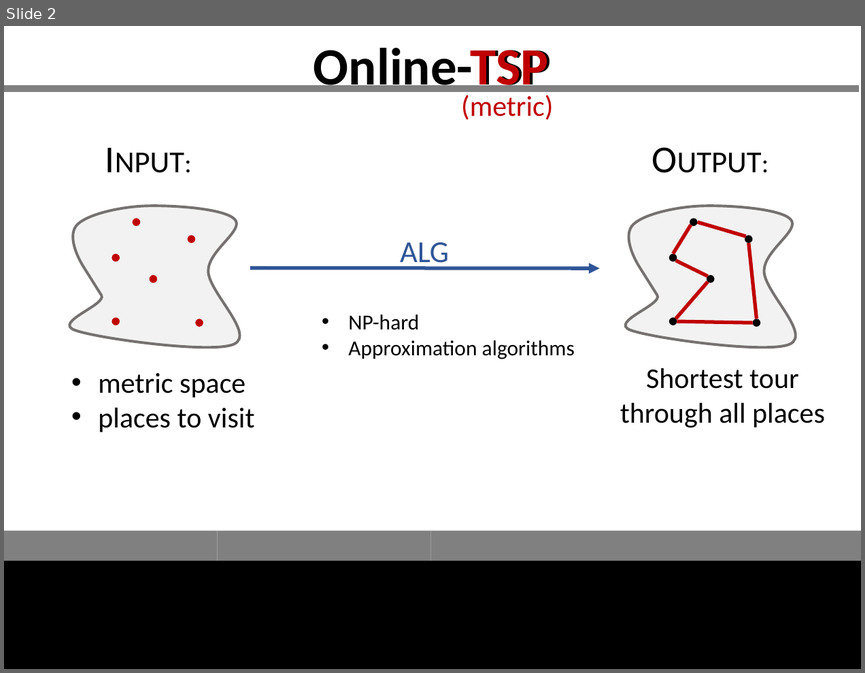
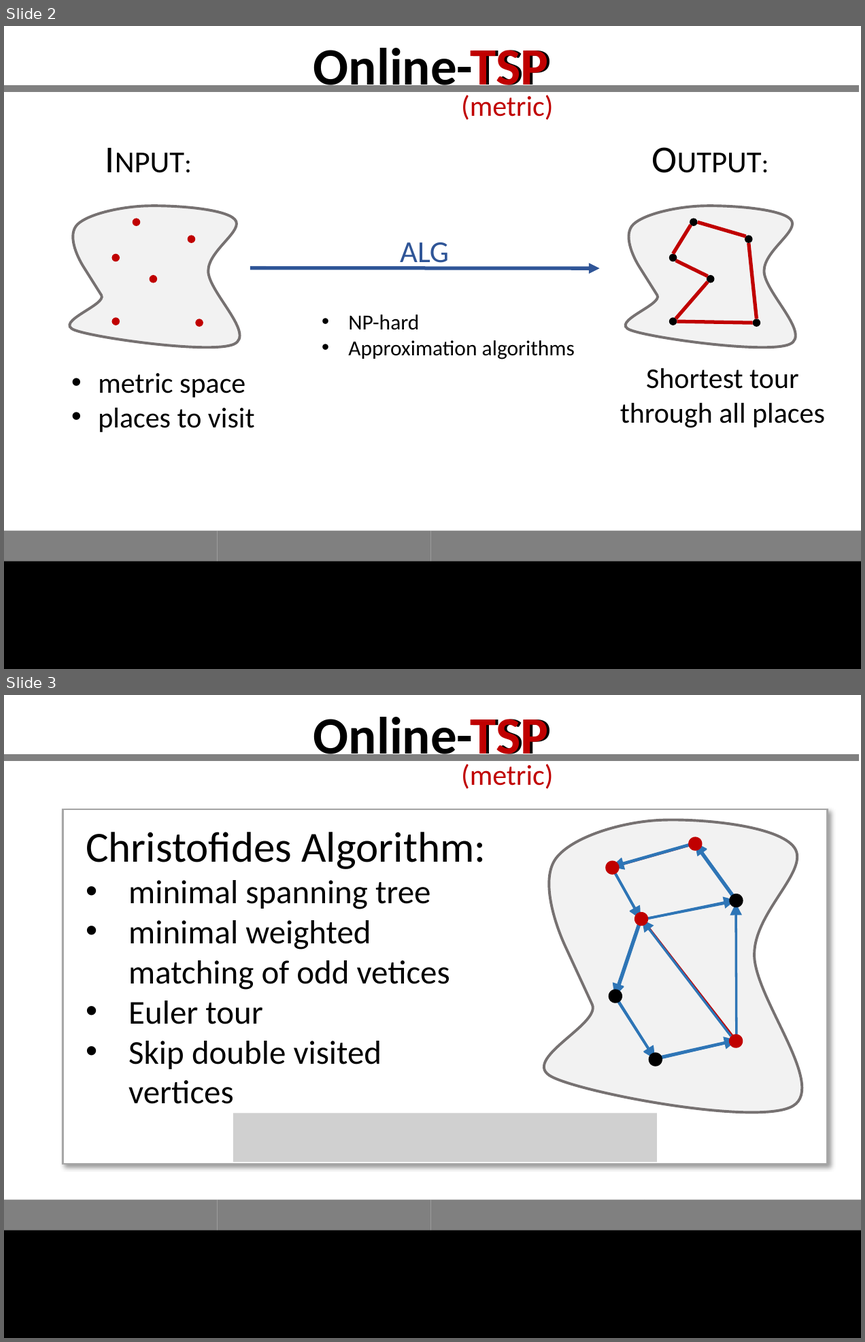
Before and after one commit to GraffL/talk-online-tsp, a slide deck: Präsentation43.pptx. Shown one above the other, each under a label of ours: slide 2 before the commit, slides 2 and 3 after it. The pictures are 865x673 and 865x1342 pixels, drawn with LibreOffice and Linux fonts; fonts in the diff are those of the drawing; grey boxes stand for pictures. Boxes give left, top, right and bottom in pixels: in the first picture for what was removed or moved away, otherwise in the second. Text is boxed around its words. In the diff, an @@ line names an element or a change of style, - is before the commit and + after.

```diff
--- a/Präsentation43.pptx
+++ b/Präsentation43.pptx
@@ slide 3 added at <box>4,695,861,1338</box>, background #FFFFFF; not listed: 6 template elements that a slide beside it also shows @@
@@ text added at <box>63,695,802,779</box>, 44 pt, text #C00000, bold @@
+TSP
@@ title added at <box>313,717,551,766</box>, 44 pt, text #000000, bold @@
+Online-TSP
@@ text added at <box>461,764,553,789</box>, 24 pt, text #C00000 @@
+(metric)
@@ rectangle added at <box>63,809,827,1164</box>, fill #FFFFFF, outline #A6A6A6 1.5 pt @@
@@ text added at <box>86,832,485,1104</box>, 28 pt, text #000000 @@
+Christofides Algorithm:
+• minimal spanning tree
+• minimal weighted matching of odd vetices
+• Euler tour
+• Skip double visited vertices
@@ freeform shape added at <box>544,820,802,1113</box>, fill #F2F2F2, outline #767171 2.25 pt @@
@@ line added from (613, 867) to (696, 843), #C00000 2 pt @@
@@ group added at <box>611,843,736,1058</box>: 7 arrows @@
@@ group added at <box>611,843,736,1059</box>: 8 arrows @@
@@ line added from (641, 919) to (736, 1040), #C00000 2 pt @@
@@ group added at <box>608,843,742,1066</box>: 10 ellipses @@
@@ group added at <box>611,844,736,1059</box>: 6 lines @@
@@ group added at <box>606,836,742,1048</box>: 4 ellipses @@
@@ picture added at <box>232,1113,657,1162</box> @@
```
Also in this commit, not shown: 3 slides changed, 12 other slides added, 1 slide removed.
